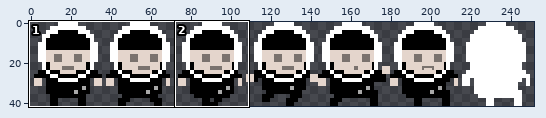
Edited in one commit: sprite sheet (images/hero.png). Above: a wide view before the commit, with the close-up outlined.
Close-up. Before:
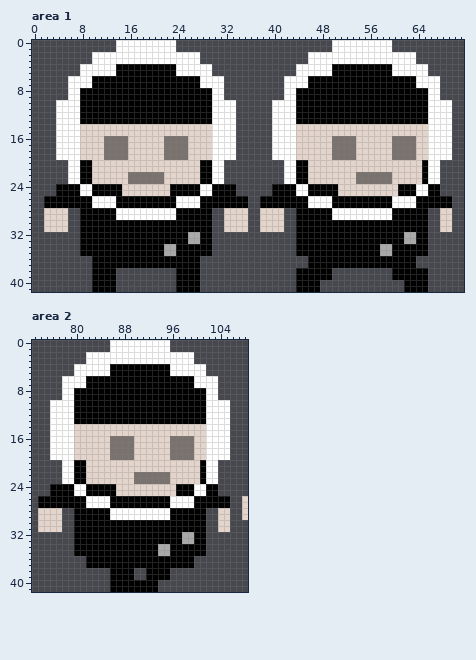
The file is 252x42 pixels. Shown: area 1: x 0..71, y 0..41; area 2: x 73..108, y 0..41. The commit also changed other parts of the picture, which this record leaves out.
Once edited:
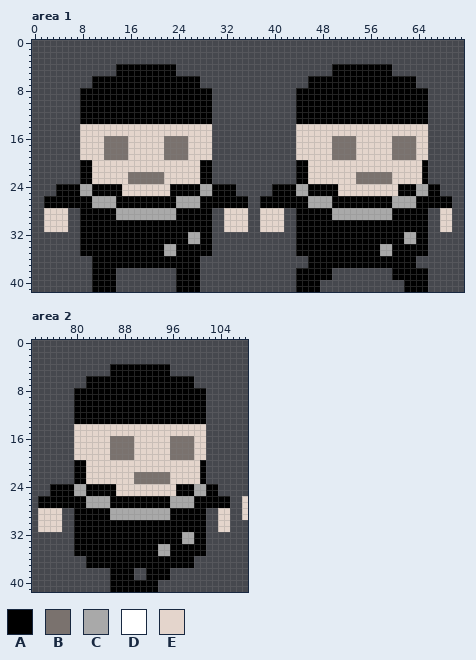
Palette (. is transparent): A #000000  B #7a726e  C #a9a9a9  D #ffffff  E #e4d5cc
Difference:
Area 1:
Colour C replaces colour D in rows 24 to 25 at x 8 to 9, 28 to 29, 44 to 45 and 64 to 65; in rows 26 to 27 at x 10 to 13, 24 to 27, 46 to 49 and 60 to 63; in rows 28 to 29 at x 14 to 23 and 50 to 59.
The author cleared colour D in rows 0 to 1 at x 14 to 23 and 50 to 59; in rows 2 to 3 at x 10 to 27 and 46 to 63; in rows 4 to 5 at x 8 to 13, 24 to 29, 44 to 49 and 60 to 65; in rows 6 to 7 at x 6 to 9, 28 to 31, 42 to 45 and 64 to 67; in rows 8 to 9 at x 6 to 7, 30 to 31, 42 to 43 and 66 to 67; in rows 10 to 19 at x 4 to 7, 30 to 33, 40 to 43 and 66 to 69.
The author cleared colour D in rows 20 to 23 at x 6 to 7, 30 to 31, 42 to 43 and 66 to 67.
Area 2:
Colour C replaces colour D in rows 24 to 25 at x 80 to 81 and 100 to 101; in rows 26 to 27 at x 82 to 85 and 96 to 99; in rows 28 to 29 at x 86 to 95.
The author cleared colour D in rows 0 to 1 at x 86 to 95; in rows 2 to 3 at x 82 to 99; in rows 4 to 5 at x 80 to 85 and 96 to 101; in rows 6 to 7 at x 78 to 81 and 100 to 103; in rows 8 to 9 at x 78 to 79 and 102 to 103; in rows 10 to 19 at x 76 to 79 and 102 to 105.
The author cleared colour D in rows 20 to 23 at x 78 to 79 and 102 to 103.
Boxes around the changes in both close-ups, in picture pixels (x1, y1, x2, y2):
changed: (56, 40, 236, 220)
changed: (272, 40, 452, 220)
changed: (50, 340, 230, 520)
